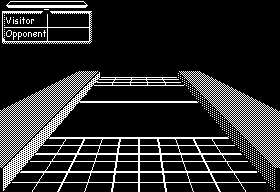
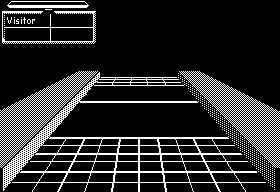
Layered file, before and after one edit (280x192). Changes by layer:
renamed "Visitor ..." to "Visitor", painted on it over bbox(6, 17, 46, 40)
painted on "score" over bbox(6, 1, 96, 44)
